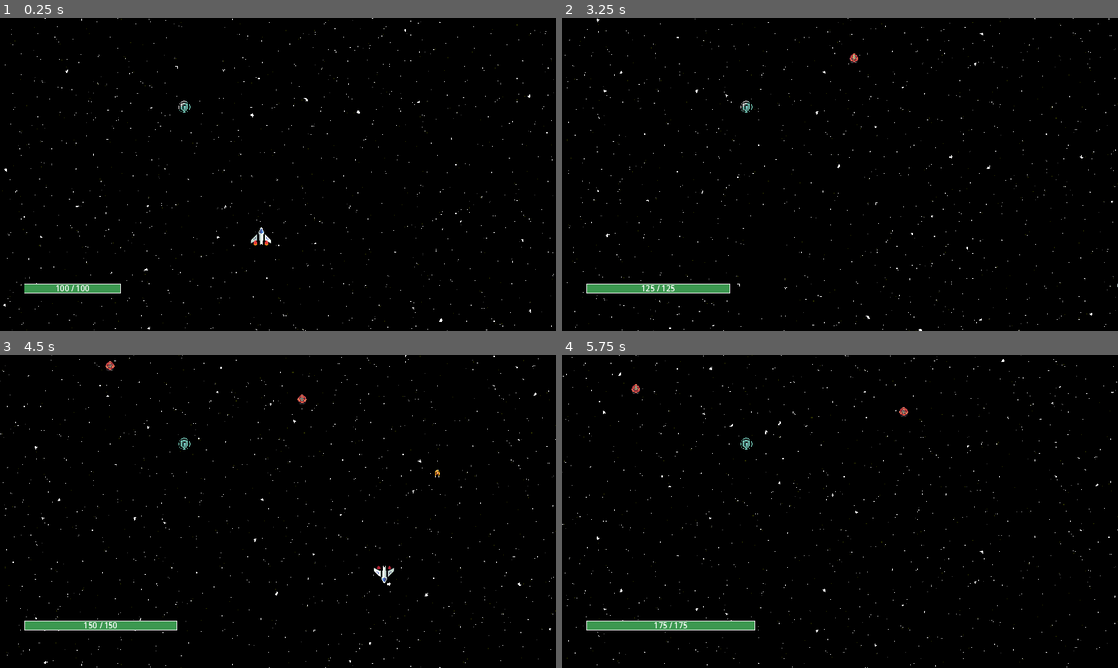
Above: before the commit, frames 1-4 (two rows, left to right).
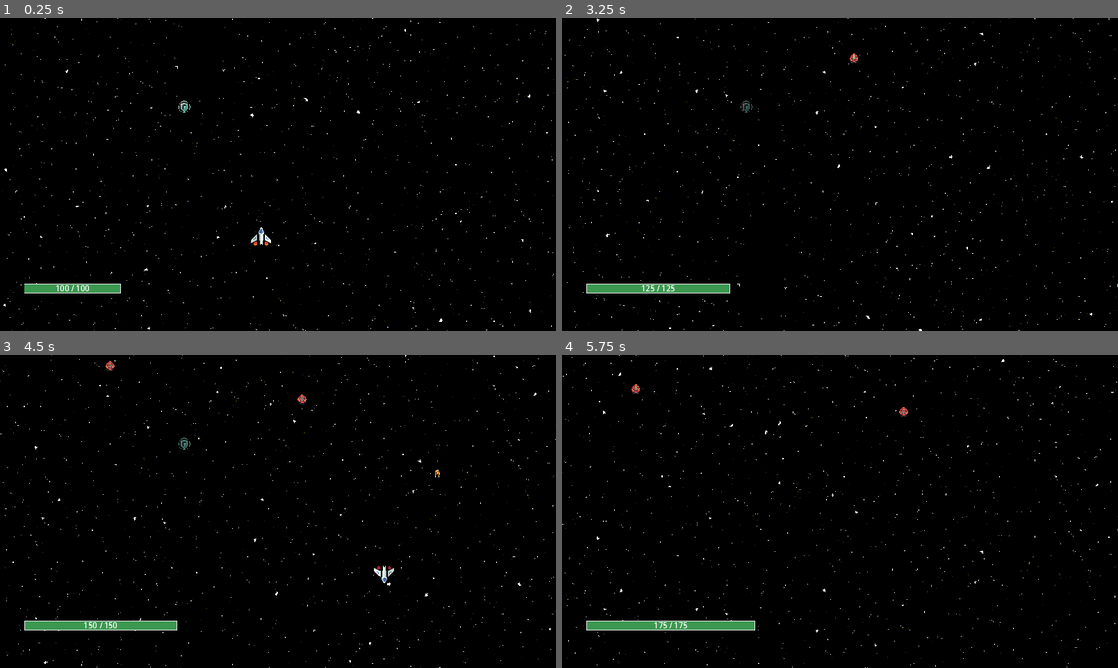
Above: after the commit, the same moments.

Repository: vezer1993/space-shooter-roguelike
Game: Godot game, scene res://Scenes/game.tscn
Two runs of this game, one before a commit and one after it. Both use one fixed random seed, a clock stepped at 60 frames per second and the inputs below.
Inputs:
- Up to frame 1 (0.25 s): no input
- Up to frame 2 (3.25 s): hold D (move_right) 0.53-1.28 s; tap Shift (dodge) at 0.6, 2.1 s; hold S (move_down) 1.28-2.03 s; tap Space (rotate) at 1.35, 2.85 s; hold D (move_right) 2.03-2.78 s; hold W (move_forward) from 2.78 s (still down)
- Up to frame 3 (4.5 s): release W (move_forward) at 3.53 s; hold A (move_left) from 3.53 s (still down); tap Shift (dodge) at 3.6 s; tap Space (rotate) at 4.35 s
- Up to frame 4 (5.75 s): release A (move_left) at 5.03 s; hold S (move_down) from 5.03 s (still down); tap Shift (dodge) at 5.1 s

The runs differ from the first frame. In frame 1, less than 0.1% of the frame differs, in the area x 45-49%, y 71-72%; in frame 2, less than 0.1%, in the area x 32-35%, y 26-31%; in frame 3, less than 0.1%; in frame 4, less than 0.1%.

Commit message:
poweru blinking+disapering

Diff:
--- a/Scenes/Components/PowerUP's/powerup.gd
+++ b/Scenes/Components/PowerUP's/powerup.gd
@@ -4,6 +4,10 @@
 @export var hp_value: int = 25
 @export var xp_value: int
 @export var shield_value: int
+
+
+func _ready():
+	start_warning_blink()
 
 func _on_body_entered(body):
 	apply_powerup(body)
@@ -17,3 +21,22 @@
 			player.get_node("HealthShield").increase_max_hp(shield_value)
 		"xp":
 			print("Player got +", xp_value, " damage!")
+
+func _on_timer_timeout() -> void:
+	queue_free()
+
+
+func start_warning_blink():
+	# Start blinking when 2 seconds remain
+	var warning_delay = max(0.0, $Timer.wait_time - 2.0)
+
+	if warning_delay > 0:
+		await get_tree().create_timer(warning_delay).timeout
+		blink_warning()
+
+func blink_warning():
+	# Blink to warn player powerup is about to expire
+	var tween = create_tween()
+	tween.set_loops()  # Loop indefinitely
+	tween.tween_property(self, "modulate:a", 0.3, 0.2)
+	tween.tween_property(self, "modulate:a", 1.0, 0.2)
--- a/Scenes/Components/PowerUP's/powerup.tscn
+++ b/Scenes/Components/PowerUP's/powerup.tscn
@@ -129,4 +129,10 @@
 [node name="CollisionShape2D" type="CollisionShape2D" parent="."]
 shape = SubResource("CircleShape2D_qhg7i")
 
+[node name="Timer" type="Timer" parent="."]
+wait_time = 5.0
+one_shot = true
+autostart = true
+
 [connection signal="body_entered" from="." to="." method="_on_body_entered"]
+[connection signal="timeout" from="Timer" to="." method="_on_timer_timeout"]
--- a/Scenes/player_shuttle.tscn
+++ b/Scenes/player_shuttle.tscn
@@ -18,6 +18,10 @@
 damaged_texture = ExtResource("4_c7kv8")
 very_damaged_texture = ExtResource("5_kidtg")
 
+[node name="EngineEffectComponent" parent="." instance=ExtResource("6_ci51y")]
+unique_name_in_owner = true
+position = Vector2(0, -2)
+
 [node name="MainShip-Base" type="Sprite2D" parent="."]
 position = Vector2(0, -1)
 texture = ExtResource("2_skepr")
@@ -34,7 +38,3 @@
 unique_name_in_owner = true
 position = Vector2(0, -17)
 bullet_scene = ExtResource("5_gwyey")
-
-[node name="EngineEffectComponent" parent="." instance=ExtResource("6_ci51y")]
-unique_name_in_owner = true
-position = Vector2(0, -2)
